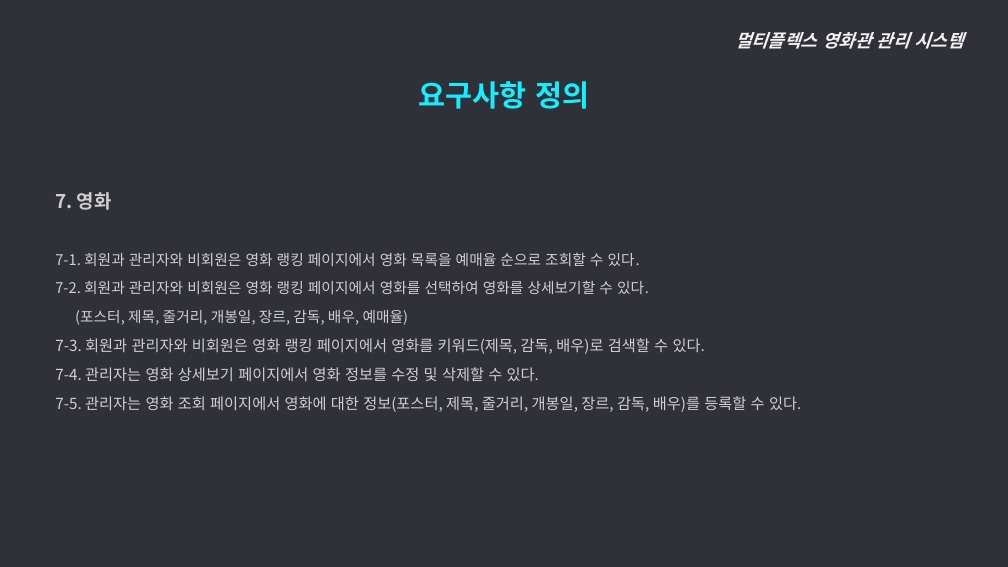
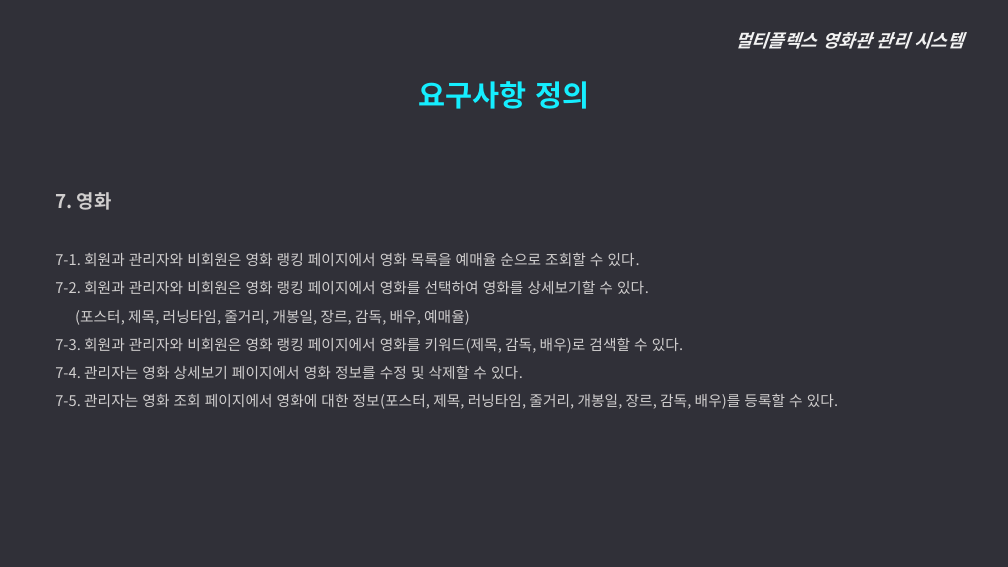
Before and after one commit to ywc-412/MultiplexTeamProject, a slide deck: slide 16 of 2조 시스템개요, 요구사항 정의.pptx. Drawn at 1008x567 pixels with LibreOffice and Linux fonts; fonts in the diff are those of the drawing. Boxes give left, top, right and bottom in pixels: in the first picture for what was removed or moved away, otherwise in the second. Text is boxed around its words. In the diff, an @@ line names an element or a change of style, - is before the commit and + after.

Commit message:
기능개요, 요구사항정의
ppt수정

```diff
--- a/2조 시스템개요, 요구사항 정의.pptx
+++ b/2조 시스템개요, 요구사항 정의.pptx
@@ text at [75,310,470,325]: text changed @@
-  (포스터, 제목, 줄거리, 개봉일, 장르, 감독, 배우, 예매율)
+  (포스터, 제목, 러닝타임, 줄거리, 개봉일, 장르, 감독, 배우, 예매율)
@@ text at [55,338,683,379]: size 14.5 to 14 pt in "7-3. 회원과 관리자와 비회원은 영화 랭킹 페이지에서 ...", "7-4. 관리자는 영화 상세보기 페이지에서 영화 정보를 ..." @@
@@ text at [55,394,838,409]: text changed; size 14.5 to 14 pt @@
-  7-5. 관리자는 영화 조회 페이지에서 영화에 대한 정보(포스터, 제목, 줄거리, 개봉일, 장르, 감독, 배우)를 등록할 수 있다.
+  7-5. 관리자는 영화 조회 페이지에서 영화에 대한 정보(포스터, 제목, 러닝타임, 줄거리, 개봉일, 장르, 감독, 배우)를 등록할 수 있다.
```
Also in this commit, not shown: 13 other slides changed.
